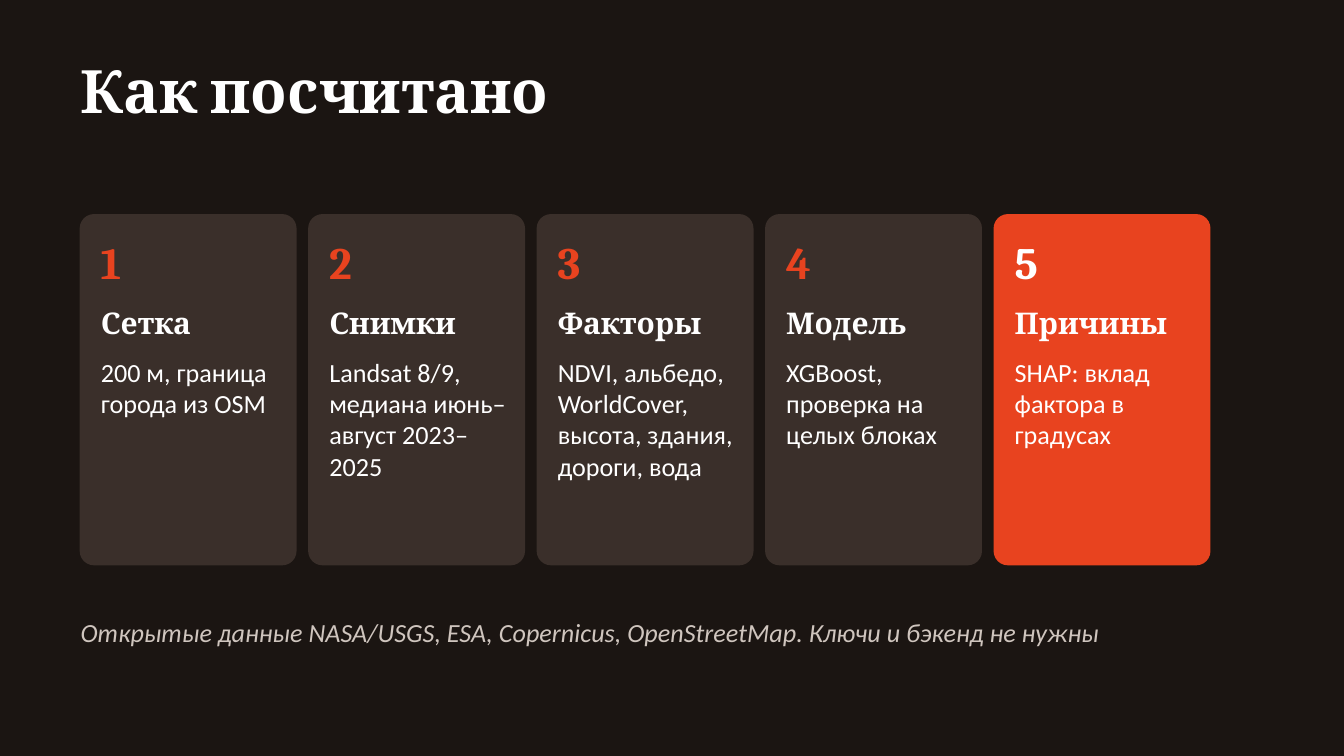
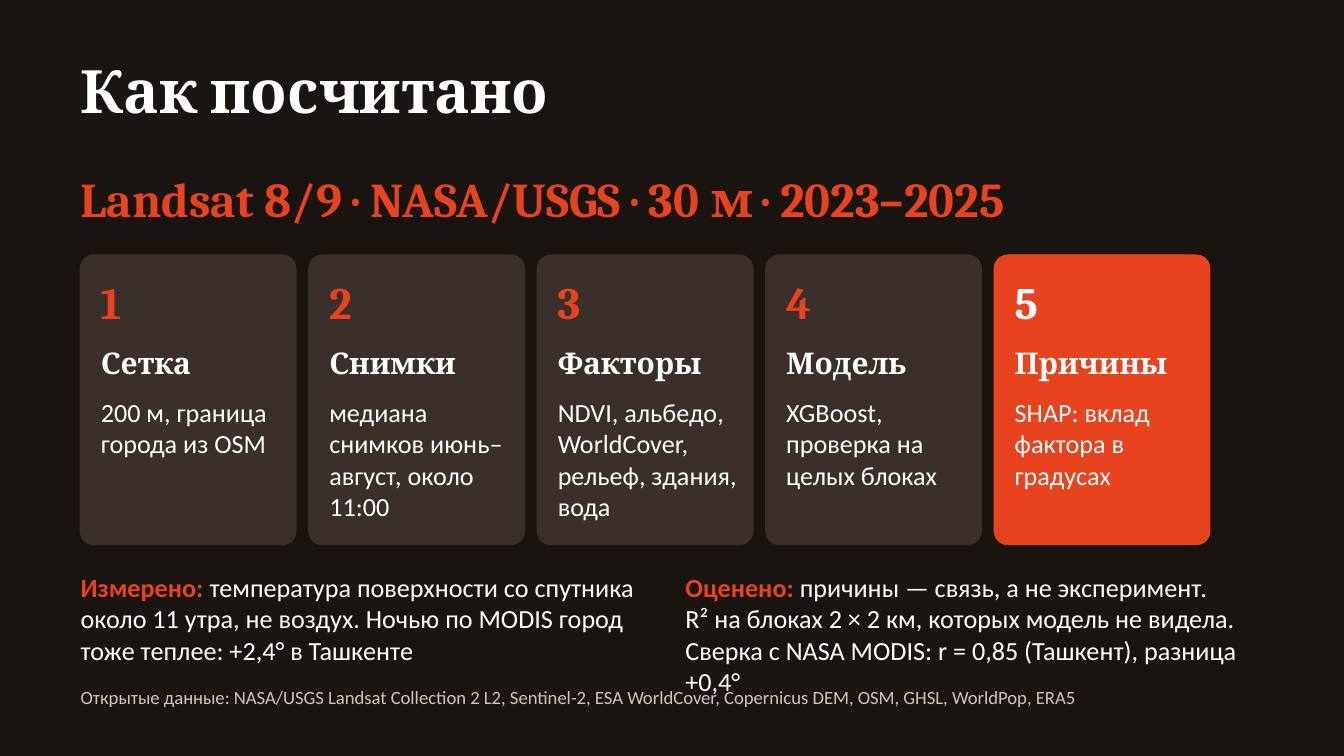
Before and after one commit to root3315/uzha-heat, a slide deck: slide 7 of docs/uzha-pitch.pptx (slide 8 before the commit). Drawn at 1344x756 pixels with LibreOffice and Linux fonts; fonts in the diff are those of the drawing. Boxes give left, top, right and bottom in pixels: in the first picture for what was removed or moved away, otherwise in the second. Text is boxed around its words. In the diff, an @@ line names an element or a change of style, - is before the commit and + after.

Commit message:
docs: pitch names the MODIS check and the night heat island (#64)

```diff
--- a/docs/uzha-pitch.pptx
+++ b/docs/uzha-pitch.pptx
@@ text added at [81, 183, 1004, 224], 26 pt, text #E8431F, bold @@
+Landsat 8/9 · NASA/USGS · 30 м · 2023–2025
@@ rounded rectangle: place and size @@
-rounded rectangle at [81, 215, 296, 564]
+rounded rectangle at [81, 255, 296, 544]
@@ rounded rectangle: place and size @@
-rounded rectangle at [309, 215, 524, 564]
+rounded rectangle at [309, 255, 524, 544]
@@ rounded rectangle: place and size @@
-rounded rectangle at [538, 215, 753, 564]
+rounded rectangle at [538, 255, 753, 544]
@@ rounded rectangle: place and size @@
-rounded rectangle at [766, 215, 981, 564]
+rounded rectangle at [766, 255, 981, 544]
@@ rounded rectangle: place and size @@
-rounded rectangle at [995, 215, 1210, 564]
+rounded rectangle at [995, 255, 1210, 544]
@@ 10 texts: place and size @@
-10 texts at [101, 248, 1167, 341]
+10 texts at [101, 288, 1167, 381]
@@ text "200 м, граница города из ...": place and size @@
-text "200 м, граница города из ..." at [101, 365, 267, 418]
+text "200 м, граница города из ..." at [101, 405, 267, 458]
@@ text at [329, 409, 502, 516]: text changed @@
-Landsat 8/9, медиана июнь–август 2023–2025
+медиана снимков июнь–август, около 11:00
@@ text at [558, 404, 736, 521]: text changed @@
-NDVI, альбедо, WorldCover, высота, здания, дороги, вода
+NDVI, альбедо, WorldCover, рельеф, здания, вода
@@ text "XGBoost, проверка на целых блоках": place and size @@
-text "XGBoost, проверка на целых блоках" at [786, 365, 937, 449]
+text "XGBoost, проверка на целых блоках" at [786, 405, 937, 490]
@@ text "SHAP: вклад фактора в градусах": place and size @@
-text "SHAP: вклад фактора в градусах" at [1015, 365, 1150, 449]
+text "SHAP: вклад фактора в градусах" at [1015, 405, 1150, 490]
@@ text added at [81, 580, 634, 663], 14 pt, text #FFFFFF @@
+Измерено: температура поверхности со спутника около 11 утра, не воздух. Ночью по MODIS город тоже теплее: +2,4° в Ташкенте
@@ text added at [685, 580, 1236, 665], 14 pt, text #FFFFFF @@
+Оценено: причины — связь, а не эксперимент. R² на блоках 2 × 2 км, которых модель не видела. Сверка с NASA MODIS: r = 0,85 (Ташкент), разница +0,4°
@@ text at [81, 688, 1075, 707]: text changed; size 14 to 10 pt; italic off @@
-Открытые данные NASA/USGS, ESA, Copernicus, OpenStreetMap. Ключи и бэкенд не нужны
+Открытые данные: NASA/USGS Landsat Collection 2 L2, Sentinel-2, ESA WorldCover, Copernicus DEM, OSM, GHSL, WorldPop, ERA5
@@ text "Открытые данные: NASA/USGS Landsat Collection ..." at [81, 688, 1075, 707]: vertical alignment middle to top @@
```
Also in this commit, not shown: 7 other slides changed, 1 slide added, 2 slides removed.
